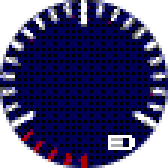
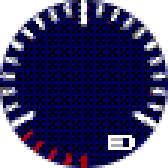
Layered file, before and after one edit (168 × 168). Changes by layer:
painted on "Original" over [3, 6, 162, 165]
